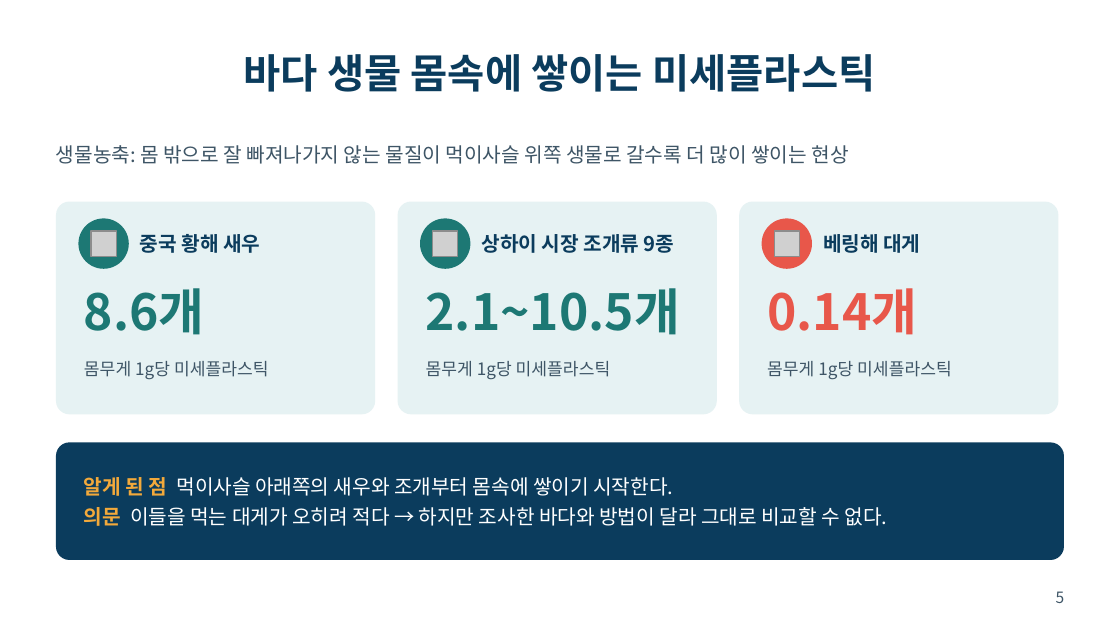
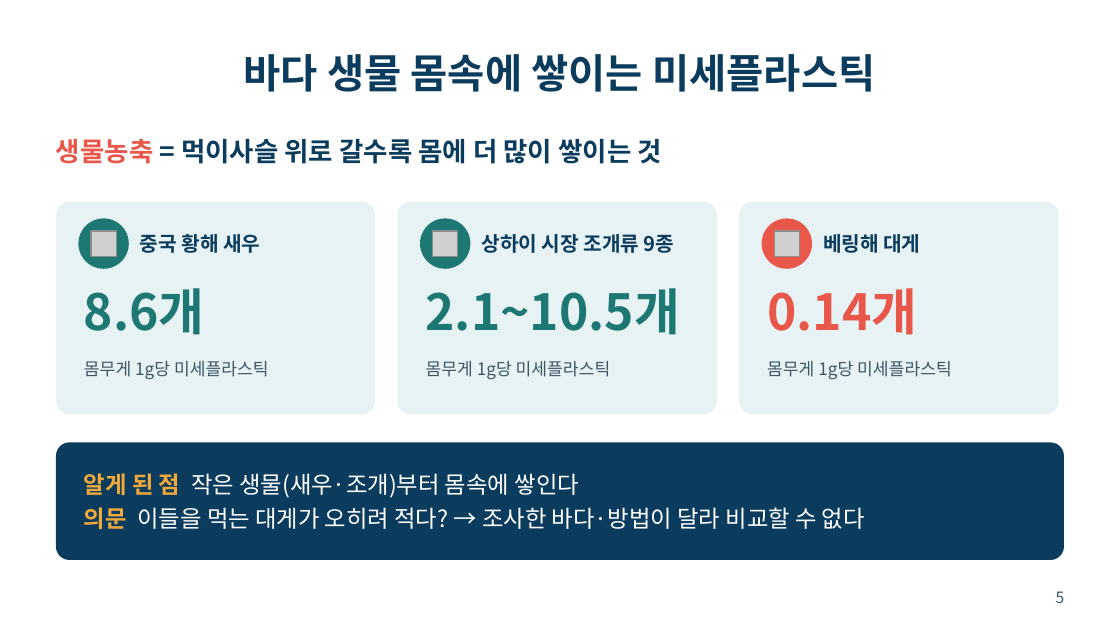
Before and after one commit to packsunjin/Graph, a slide deck: slide 5 of reports/미세플라스틱_발표_10605_박선진.pptx. Drawn at 1120x630 pixels with LibreOffice and Linux fonts; fonts in the diff are those of the drawing; grey boxes stand for pictures. Boxes give left, top, right and bottom in pixels: in the first picture for what was removed or moved away, otherwise in the second. Text is boxed around its words. In the diff, an @@ line names an element or a change of style, - is before the commit and + after.

```diff
--- a/reports/미세플라스틱_발표_10605_박선진.pptx
+++ b/reports/미세플라스틱_발표_10605_박선진.pptx
@@ text at [56,138,661,164]: text changed; size 13 to 17 pt; text colour #3E5566 to #0B3C5D; bold on @@
-생물농축: 몸 밖으로 잘 빠져나가지 않는 물질이 먹이사슬 위쪽 생물로 갈수록 더 많이 쌓이는 현상
+생물농축 = 먹이사슬 위로 갈수록 몸에 더 많이 쌓이는 것
@@ text at [84,473,865,529]: text changed; size 13 to 15 pt @@
-알게 된 점 먹이사슬 아래쪽의 새우와 조개부터 몸속에 쌓이기 시작한다.
-의문 이들을 먹는 대게가 오히려 적다 → 하지만 조사한 바다와 방법이 달라 그대로 비교할 수 없다.
+알게 된 점 작은 생물(새우·조개)부터 몸속에 쌓인다
+의문 이들을 먹는 대게가 오히려 적다? → 조사한 바다·방법이 달라 비교할 수 없다
```
Also in this commit, not shown: 2 other slides changed, 2 slides added, 1 slide removed, 1 other file.
